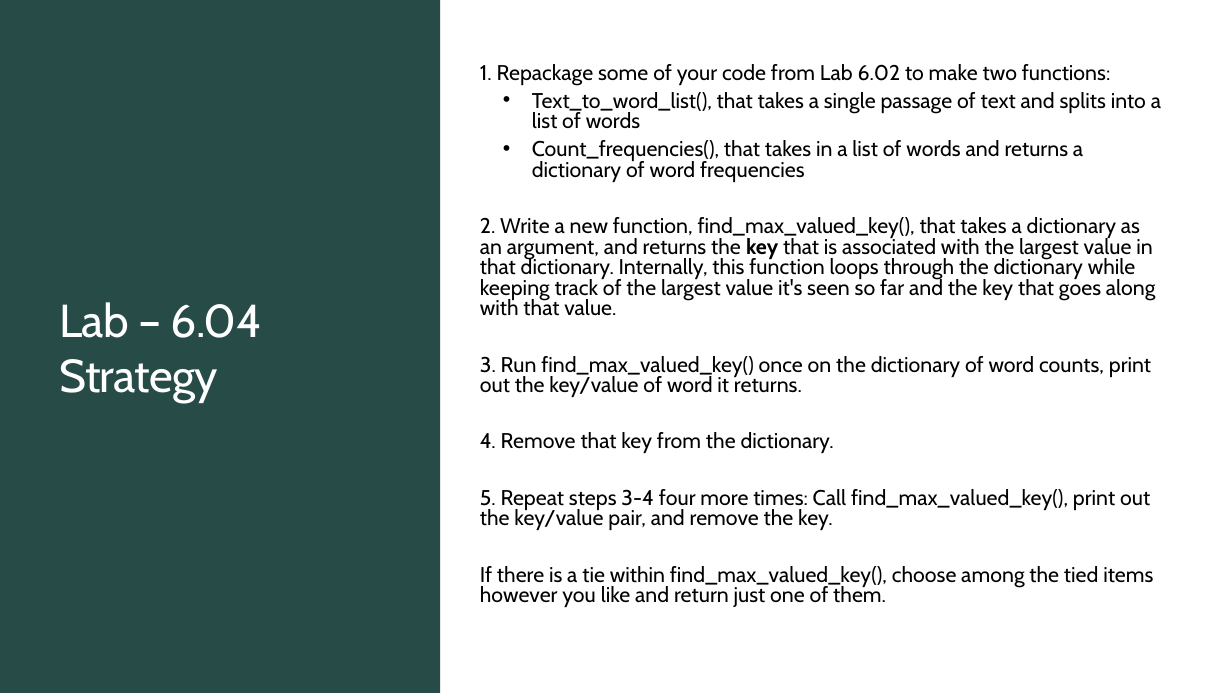
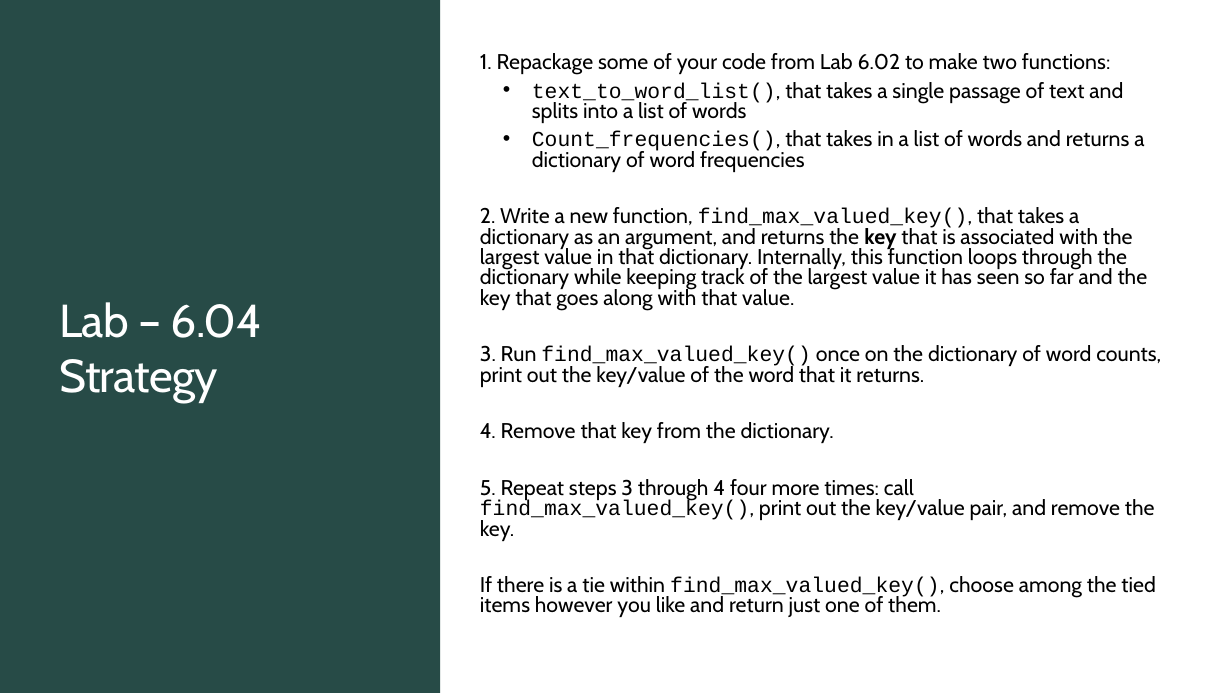
Before and after one commit to TEALSK12/2nd-semester-introduction-to-computer-science, a slide deck: slide 6 of units/6_unit/slidedecks/Intro Python 6.04 TEALS.pptx (slide 8 before the commit). Drawn at 1232x693 pixels with LibreOffice and Linux fonts; fonts in the diff are those of the drawing; background and template pictures are left out. Boxes give left, top, right and bottom in pixels: in the first picture for what was removed or moved away, otherwise in the second. Text is boxed around its words. In the diff, an @@ line names an element or a change of style, - is before the commit and + after.

```diff
--- a/units/6_unit/slidedecks/Intro Python 6.04 TEALS.pptx
+++ b/units/6_unit/slidedecks/Intro Python 6.04 TEALS.pptx
@@ text at bbox=[532, 82, 1123, 123]: text changed @@
-  • Text_to_word_list(), that takes a single passage of text and splits into a list of words
+  • text_to_word_list(), that takes a single passage of text and splits into a list of words
@@ text at bbox=[480, 130, 1155, 617]: font Cabin to Courier New in "Count_frequencies(),", "find_max_valued_key()," @@
@@ text at bbox=[480, 207, 1161, 387]: text changed @@
-2. Write a new function, find_max_valued_key(), that takes a dictionary as an argument, and returns the key that is associated with the largest value in that dictionary. Internally, this function loops through the dictionary while keeping track of the largest value it's seen so far and the key that goes along with that value.
-3. Run find_max_valued_key() once on the dictionary of word counts, print out the key/value of word it returns.
+2. Write a new function, find_max_valued_key(), that takes a dictionary as an argument, and returns the key that is associated with the largest value in that dictionary. Internally, this function loops through the dictionary while keeping track of the largest value it has seen so far and the key that goes along with that value.
+3. Run find_max_valued_key() once on the dictionary of word counts, print out the key/value of the word that it returns.
@@ text at bbox=[480, 479, 1155, 541]: text changed @@
-5. Repeat steps 3-4 four more times: Call find_max_valued_key(), print out the key/value pair, and remove the key.
+5. Repeat steps 3 through 4 four more times: call find_max_valued_key(), print out the key/value pair, and remove the key.
```
Also in this commit, not shown: 3 other slides changed, 2 slides removed, 21 other files.
